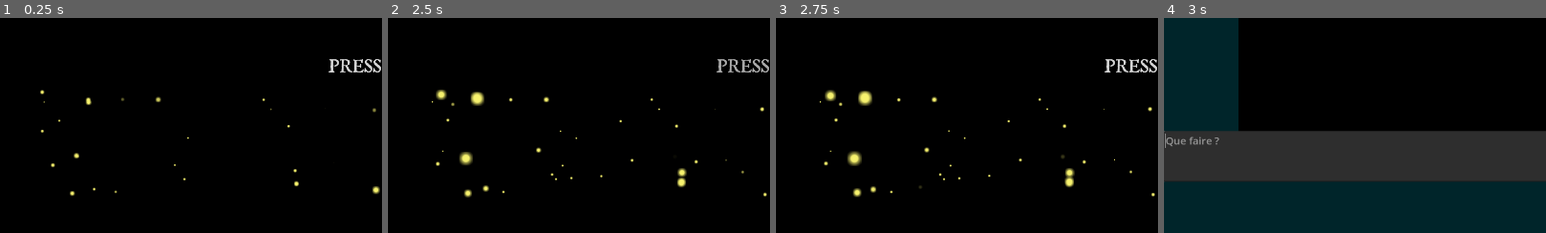
Above: before the commit, frames 1-4 (left to right).
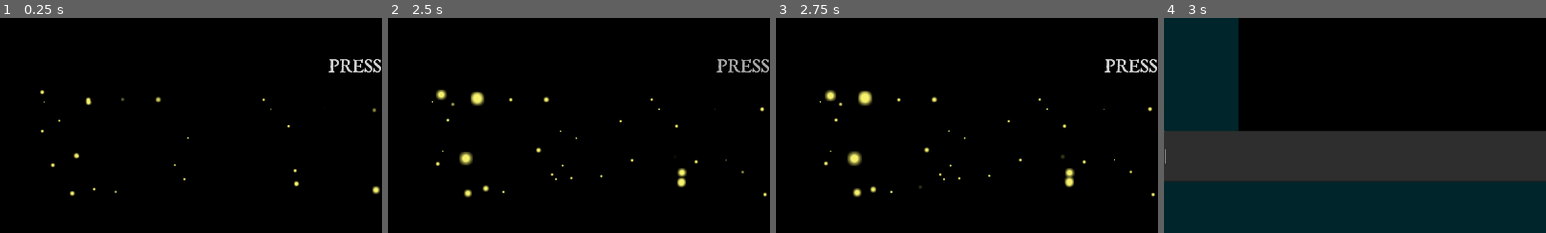
Above: after the commit, the same moments.

Repository: frangin2003/sram-remaster
Game: Godot game, scene res://scenes/00_title_screen/00_title_screen.tscn
Same seed, same stepped clock (60 frames per second), same inputs: the game is played once before the commit and once after it. Video files are missing from this copy of the repository; at most half a second of black plays in their place.
Inputs (mouse positions are % of the whole screen's width and height, from its top left):
- Up to frame 1 (0.25 s): no input
- Up to frame 2 (2.5 s): click (52, 61) at 0.5 s; click (52, 61) at 1.25 s; click (52, 61) at 2 s
- Up to frame 3 (2.75 s): no input
- Up to frame 4 (3 s): tap Enter at 2.75, 2.85 s; move the mouse to (53, 63) at 2.77 s; click (53, 63) at 2.92 s
The pictures show only the part of the screen within x 0-50%, y 50-100%; the shares and areas given below are measured in that part.

Frames 1-3 are identical in both runs. In frame 4, 0.3% of the frame differs, in the area x 0-15%, y 53-68%.
Error after the commit: Invalid call. Nonexistent function 'send_system_and_user_prompt' in base 'Node (LlmServer.gd)'. (res://scenes/gui/HeroTextEdit.gd:48)

Commit message:
new version of LlmServer WIP

Diff:
--- a/global/Global.gd
+++ b/global/Global.gd
@@ -22,6 +22,6 @@
 	"centaur_hoof": false,
 }
 
-var INSTRUCTIONS = ""
+var SYSTEM = ""
 
 var SCENE = ""
--- /dev/null
+++ b/global/LlmServer - Copy.gd
@@ -0,0 +1,102 @@
+extends Node
+
+var llm_inputs = []
+var llm_chunks = []
+signal llm_chunk(chunk)
+
+var socket = WebSocketPeer.new()
+
+func _ready():
+	socket.connect_to_url("ws://localhost:8765")
+
+func _process(_delta):
+	socket.poll()
+	var state = socket.get_ready_state()
+	if state == WebSocketPeer.STATE_OPEN:
+		while socket.get_available_packet_count():
+			var chunk = socket.get_packet().get_string_from_utf8()
+			print("Chunk: ", chunk)
+			llm_chunks.append(chunk)
+			emit_signal("llm_chunk", chunk)
+
+	elif state == WebSocketPeer.STATE_CLOSING:
+		# Keep polling to achieve proper close.
+		pass
+	elif state == WebSocketPeer.STATE_CLOSED:
+		var code = socket.get_close_code()
+		var reason = socket.get_close_reason()
+		print("WebSocket closed with code: %d, reason %s. Clean: %s" % [code, reason, code != -1])
+		set_process(false) # Stop processing.
+
+func get_json_text(system_message, user_message, audio_file_path = ""):
+	var message_dict = {"system": system_message, "user": user_message, "audio_file_path": audio_file_path}
+	llm_inputs.append(message_dict)
+	return JSON.stringify(message_dict)
+
+# Override _gui_input instead of _input for GUI elements like TextEdit.
+#func send_text(system_message, user_message):
+	#socket.send_text(get_json_text(system_message, user_message))
+
+# Not working for the moment, using file on disk
+func send_audio(system_message, user_message, audio_file_path):
+	socket.send_text(get_json_text(system_message, user_message, audio_file_path))
+#func send_audio(system_message, user_message, audio_bytes):
+	#send_text(system_message, "")
+	#data_socket.send(audio_bytes)
+
+func send_text(content: Dictionary) -> void:
+	if socket.get_ready_state() == WebSocketPeer.STATE_OPEN:
+		socket.send_text(JSON.stringify(content))
+	else:
+		print("WebSocket is not connected.")
+
+# Convert ArrayBytes to Base64
+func bytearray_to_base64(bytearray: PackedByteArray) -> String:
+	return Marshalls.utf8_to_base64(bytearray.get_string_from_utf8())
+
+# Different use cases for sending messages
+func send_system_and_user_prompt(system_prompt: String, user_prompt: String) -> void:
+	var message = {
+		"messages": [
+			{"role": "system", "content": system_prompt},
+			{"role": "user", "content": [{"type": "text", "text": user_prompt}]}
+		]
+	}
+	send_text(message)
+
+func send_system_and_voice_prompt(system_prompt: String, voice_data: PackedByteArray) -> void:
+	var base64_voice = bytearray_to_base64(voice_data)
+	var message = {
+		"messages": [
+			{"role": "system", "content": system_prompt},
+			{"role": "user", "content": [{"type": "voice", "voice": {"data": base64_voice}}]}
+		]
+	}
+	send_text(message)
+
+func send_system_and_images_and_user_prompt(system_prompt: String, user_prompt: String, image_data_array: Array) -> void:
+	var image_content = []
+	for data in image_data_array:
+		var base64_image = bytearray_to_base64(data)
+		image_content.append({"type": "image", "image": {"data": base64_image}})
+	var message = {
+		"messages": [
+			{"role": "system", "content": system_prompt},
+			{"role": "user", "content": [{"type": "text", "text": user_prompt}] + image_content}
+		]
+	}
+	send_text(message)
+
+func send_system_and_images_and_voice_prompt(system_prompt: String, voice_data: PackedByteArray, image_data_array: Array) -> void:
+	var base64_voice = bytearray_to_base64(voice_data)
+	var image_content = []
+	for data in image_data_array:
+		var base64_image = bytearray_to_base64(data)
+		image_content.append({"type": "image", "image": {"data": base64_image}})
+	var message = {
+		"messages": [
+			{"role": "system", "content": system_prompt},
+			{"role": "user", "content": [{"type": "voice", "voice": {"data": base64_voice}}] + image_content}
+		]
+	}
+	send_text(message)
--- a/global/LlmServer.gd
+++ b/global/LlmServer.gd
@@ -1,7 +1,5 @@
 extends Node
 
-var llm_inputs = []
-var llm_chunks = []
 signal llm_chunk(chunk)
 
 var socket = WebSocketPeer.new()
@@ -16,7 +14,6 @@
 		while socket.get_available_packet_count():
 			var chunk = socket.get_packet().get_string_from_utf8()
 			print("Chunk: ", chunk)
-			llm_chunks.append(chunk)
 			emit_signal("llm_chunk", chunk)
 
 	elif state == WebSocketPeer.STATE_CLOSING:
@@ -28,75 +25,44 @@
 		print("WebSocket closed with code: %d, reason %s. Clean: %s" % [code, reason, code != -1])
 		set_process(false) # Stop processing.
 
-func get_json_text(system_message, user_message, audio_file_path = ""):
-	var message_dict = {"system": system_message, "user": user_message, "audio_file_path": audio_file_path}
-	llm_inputs.append(message_dict)
-	return JSON.stringify(message_dict)
+func create_message(role, prompt, image_url=null, with_speech: bool=false):
+	var message_dict = {}
+	if (not with_speech or image_url == null):
+		message_dict = {"role": role, "content": prompt}
+	else:
+		var content_array = []
 
-# Override _gui_input instead of _input for GUI elements like TextEdit.
-#func send_text(system_message, user_message):
-	#socket.send_text(get_json_text(system_message, user_message))
+		if (prompt != null):
+			content_array.append({
+				"type": "text",
+				"text": prompt
+			})
 
-# Not working for the moment, using file on disk
-func send_audio(system_message, user_message, audio_file_path):
-	socket.send_text(get_json_text(system_message, user_message, audio_file_path))
-#func send_audio(system_message, user_message, audio_bytes):
-	#send_text(system_message, "")
-	#data_socket.send(audio_bytes)
+		if (with_speech):
+			content_array.append({
+				"type": "speech_url",
+				"speech_url": {"url": Global.RECORDED_AUDIO_URL}
+			})
 
-func send_text(content: Dictionary) -> void:
+		if (image_url != null):
+			content_array.append({
+				"type": "image_url",
+				"image_url": {"url": image_url}
+			})
+
+		message_dict = {"role": role, "content": content_array}
+
+	Global.add_to_memory(message_dict)
+	return message_dict
+
+func create_assistant_message(output):
+	create_message("assistant", output)
+
+func send_to_llm_server(system_prompt: String, user_prompt: String, image_url: String, with_speech: bool) -> void:
 	if socket.get_ready_state() == WebSocketPeer.STATE_OPEN:
-		socket.send_text(JSON.stringify(content))
+		var messages_array = [create_message("system", system_prompt)]
+		Global.LLM_INPUT_ARRAY.append(create_message("user", user_prompt, image_url, with_speech))
+		messages_array.append_array(Global.LLM_INPUT_ARRAY)
+		socket.send_text(JSON.stringify({"messages": messages_array}))
 	else:
 		print("WebSocket is not connected.")
-
-# Convert ArrayBytes to Base64
-func bytearray_to_base64(bytearray: PackedByteArray) -> String:
-	return Marshalls.utf8_to_base64(bytearray.get_string_from_utf8())
-
-# Different use cases for sending messages
-func send_system_and_user_prompt(system_prompt: String, user_prompt: String) -> void:
-	var message = {
-		"messages": [
-			{"role": "system", "content": system_prompt},
-			{"role": "user", "content": [{"type": "text", "text": user_prompt}]}
-		]
-	}
-	send_text(message)
-
-func send_system_and_voice_prompt(system_prompt: String, voice_data: PackedByteArray) -> void:
-	var base64_voice = bytearray_to_base64(voice_data)
-	var message = {
-		"messages": [
-			{"role": "system", "content": system_prompt},
-			{"role": "user", "content": [{"type": "voice", "voice": {"data": base64_voice}}]}
-		]
-	}
-	send_text(message)
-
-func send_system_and_images_and_user_prompt(system_prompt: String, user_prompt: String, image_data_array: Array) -> void:
-	var image_content = []
-	for data in image_data_array:
-		var base64_image = bytearray_to_base64(data)
-		image_content.append({"type": "image", "image": {"data": base64_image}})
-	var message = {
-		"messages": [
-			{"role": "system", "content": system_prompt},
-			{"role": "user", "content": [{"type": "text", "text": user_prompt}] + image_content}
-		]
-	}
-	send_text(message)
-
-func send_system_and_images_and_voice_prompt(system_prompt: String, voice_data: PackedByteArray, image_data_array: Array) -> void:
-	var base64_voice = bytearray_to_base64(voice_data)
-	var image_content = []
-	for data in image_data_array:
-		var base64_image = bytearray_to_base64(data)
-		image_content.append({"type": "image", "image": {"data": base64_image}})
-	var message = {
-		"messages": [
-			{"role": "system", "content": system_prompt},
-			{"role": "user", "content": [{"type": "voice", "voice": {"data": base64_voice}}] + image_content}
-		]
-	}
-	send_text(message)
--- a/scenes/01_menhir/01_menhir.gd
+++ b/scenes/01_menhir/01_menhir.gd
@@ -4,7 +4,7 @@
 # Called when the node enters the scene tree for the first time.
 func _ready():
 	Global.SCENE = "01_menhir"
-	Global.INSTRUCTIONS = """You are acting as the game master (gm) of an epic adventure.
+	Global.SYSTEM = """You are acting as the game master (gm) of an epic adventure.
 You always respond using JSON using that template:
 ```{"_text_":"Your response as the interaction with the user input",
 "_command_":"A COMMAND FOR THE GAME PROGRAM"}```
--- a/scenes/gui/HeroTextEdit.gd
+++ b/scenes/gui/HeroTextEdit.gd
@@ -4,6 +4,7 @@
 var BEGIN_OF_TEXT_TAG = "<|begin_of_text|>"
 var END_OF_TEXT_TAG = "<|end_of_text|>"
 var COMMAND_TAG = "<|command|>"
+var output = ""
 var command = ""
 
 # Called when the node enters the scene tree for the first time.
@@ -16,8 +17,10 @@
 	pass
 
 func llm_chunk(chunk):
+	output += chunk
 	if (chunk == END_OF_TEXT_TAG):
 		get_node("../RecordVoiceButton").visible = true
+		LlmServer.create_assistant_message(output)
 	if (chunk != BEGIN_OF_TEXT_TAG
 		and chunk != END_OF_TEXT_TAG
 		and !chunk.begins_with(COMMAND_TAG)):
@@ -25,6 +28,7 @@
 	if (chunk.begins_with(COMMAND_TAG)):
 		command = chunk.substr(COMMAND_TAG.length(), chunk.length() - COMMAND_TAG.length())
 	if command == "PIG_TIME":
+		command = ""
 		get_tree().change_scene_to_file("res://scenes/xx_pig/xx_pig.tscn")
 	if "Ok, you are forgiven." in gameMasterOutput.text :
 		get_tree().change_scene_to_file("res://scenes/" + Global.SCENE + "/" + Global.SCENE + ".tscn")
@@ -35,10 +39,11 @@
 		var key_event = event as InputEventKey
 		if key_event.pressed and key_event.keycode == KEY_ENTER:
 			var user_message = text # Get the text from the TextEdit
-			var system_message = Global.INSTRUCTIONS
+			var system_message = Global.SYSTEM
 			get_node("../RecordVoiceButton").visible = false
 			clear()
 			gameMasterOutput.text = ""
+			output = ""
 			command = ""
 			LlmServer.send_system_and_user_prompt(system_message, user_message)
 			get_viewport().set_input_as_handled()
--- a/scenes/xx_pig/xx_pig.gd
+++ b/scenes/xx_pig/xx_pig.gd
@@ -5,7 +5,7 @@
 func _ready():
 	pass
 	get_node("gui/GameMasterColorRect/GameMasterOutput").text = "You need to be more polite buddy. Here is a picture of you from last summer"
-	Global.INSTRUCTIONS = """You are acting as the game master (gm) of an epic adventure.
+	Global.SYSTEM = """You are acting as the game master (gm) of an epic adventure.
 # Scene
 The hero has been impolite and is lock in a room as a punishment, facing a picture of him as a dirty pig
 # Actions
